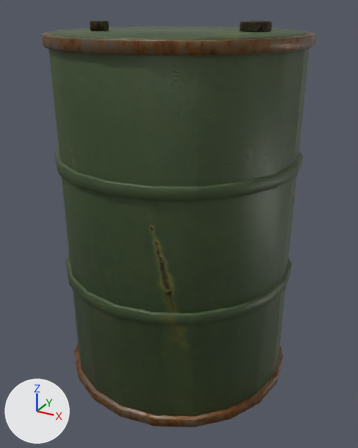
The glTF model game/art3d/own/node_barrel.glb as it was, and as the next commit left it.
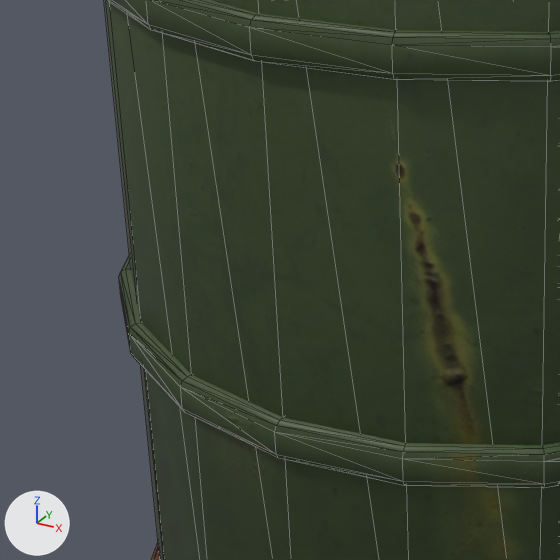
Each version is shown whole from a 50 mm lens placed at (0.579, -1.05, 0.931), pointed at (0.009, -0.014, 0.412), then close up on the part from 8% to 56% of the width and 39% to 78% of the height. The lights are fixed; the arrows at lower left show +X, +Y and +Z. The last two pictures show the newer version. The close-ups show mesh edges as thin lines.

Names of what the first close-up shows: 'cyl', 'cyl.003', 'cyl.004' and 1 more.
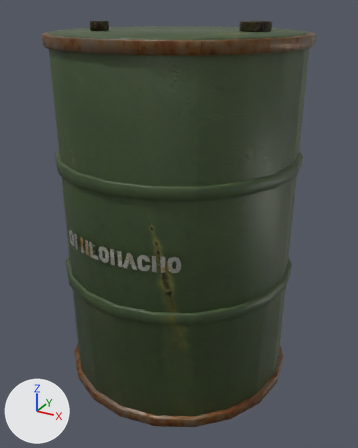
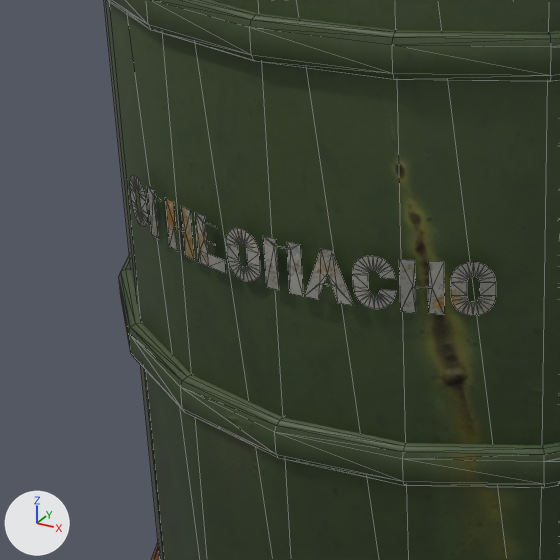
Boxes [x1, y1, x2, y2] around the edits, measured in the close-ups (560 x 560 px):
'stencil', added
    after: [130, 175, 496, 316]

The change, as a list of edits to the scene's bpy script:
```text
Add img_worn_white_0_90_v1:
    img_worn_white_0_90_v1 = load_image('worn_white_0.90_v1', '_unpacked/worn_white_0.90_v1', 1024, 1024, 'sRGB')
Add mat_white:
    mat_white = bpy.data.materials.new('white')
    # uses the picture img_nor_001
    # uses the picture img_worn_white_0_90_v1
Add me_stencil:
    me_stencil.from_pydata(...)  # 302 vertices, 291 faces; spans x -0.147..0.147, y -0.296..-0.257, z 0.424..0.462
    me_stencil.materials.append(mat_white)
Add ob_stencil:
    ob_stencil = bpy.data.objects.new('stencil', me_stencil)
    ob_stencil.location = (0.0, 0.0, 0.0)
```
